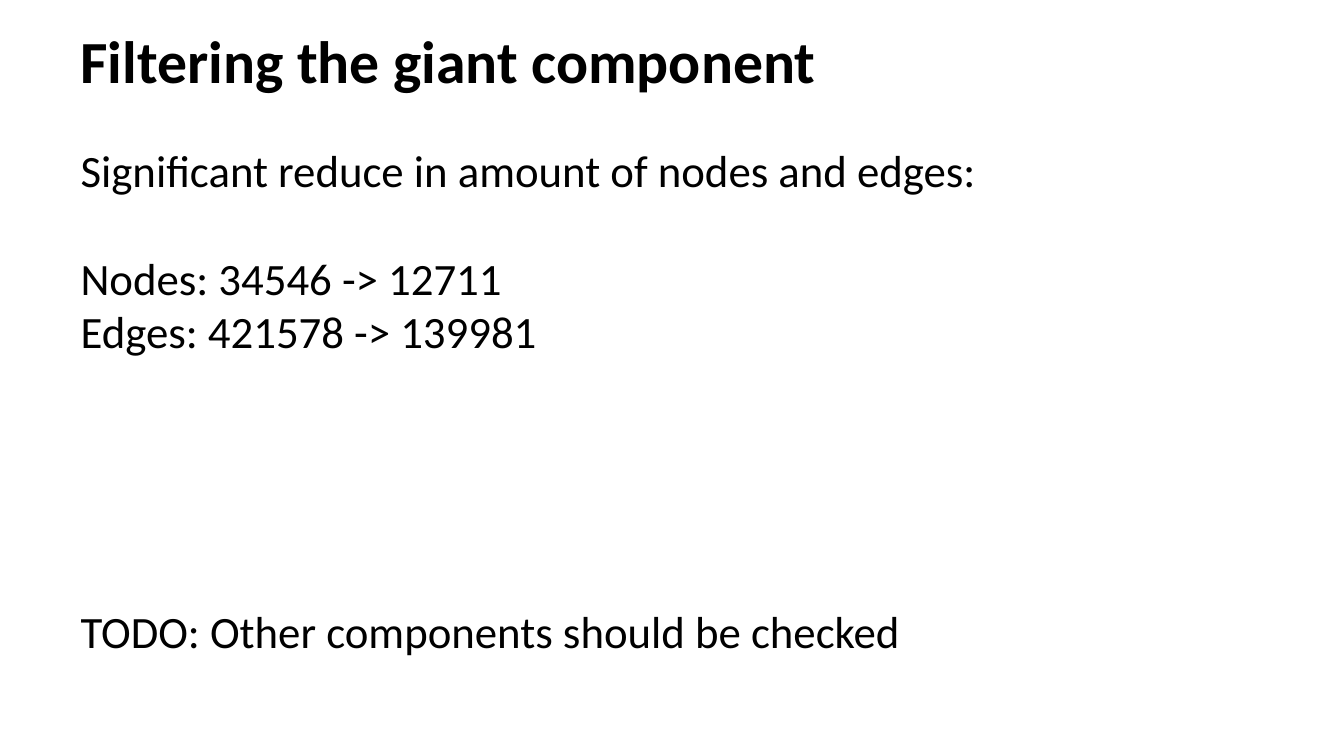
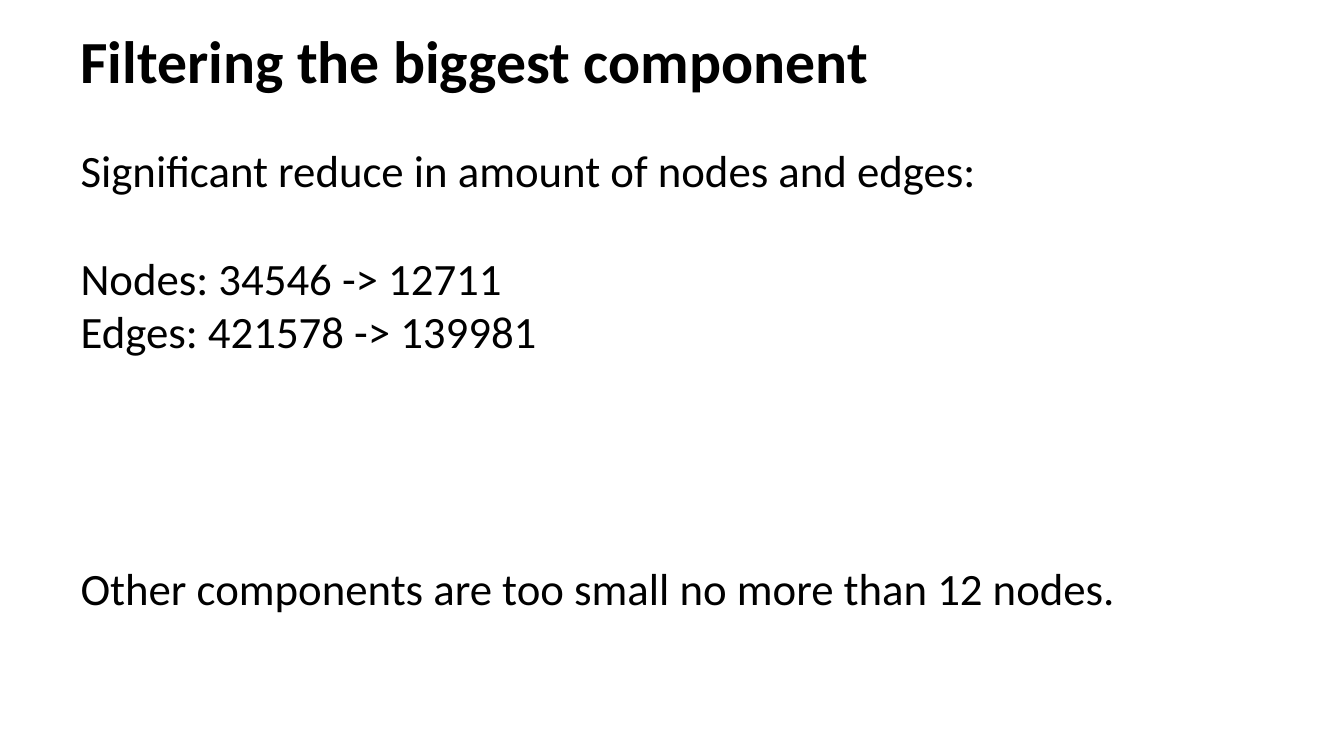
Before and after one commit to JessikaSmith/Complex-System-Simulation, a slide deck: slide 4 of Project/Coursework_ip.pptx (slide 5 before the commit). Drawn at 1344x756 pixels with LibreOffice and Linux fonts; fonts in the diff are those of the drawing. Boxes give left, top, right and bottom in pixels: in the first picture for what was removed or moved away, otherwise in the second. Text is boxed around its words. In the diff, an @@ line names an element or a change of style, - is before the commit and + after.

```diff
--- a/Project/Coursework_ip.pptx
+++ b/Project/Coursework_ip.pptx
@@ text at (81,41,868,93): text changed @@
-Filtering the giant component
+Filtering the biggest component
@@ text added at (81,574,1115,613), 24 pt, text #000000 @@
+Other components are too small no more than 12 nodes.
@@ text removed at (81,617,899,656) @@
-TODO: Other components should be checked
```
Also in this commit, not shown: 4 other slides changed, 5 slides added, 3 slides removed, 15 other files.
